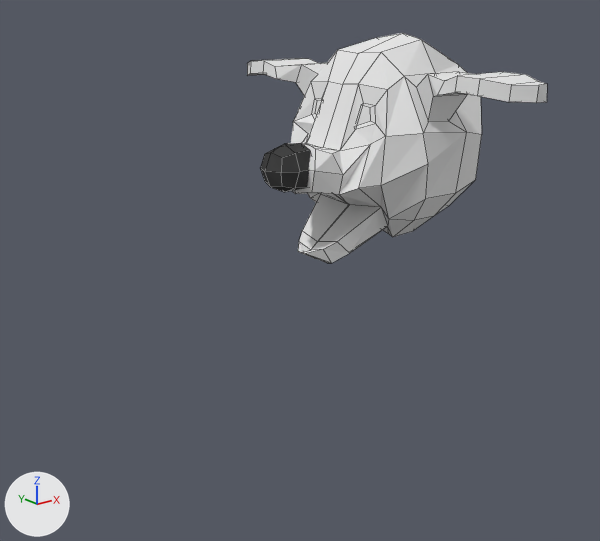
The Blender file Models/bela.blend: old version first, new version second.
One viewpoint serves both versions: a camera (50 mm lens) standing at (-9.41, -9.51, 2.08) and looking at (-1.93, -0.17, -1.65). Lighting does not change. The marker at lower left points along +X, +Y and +Z. Mesh edges are drawn as thin lines.

The first picture shows 'Cabeca', 'Cube.001'.
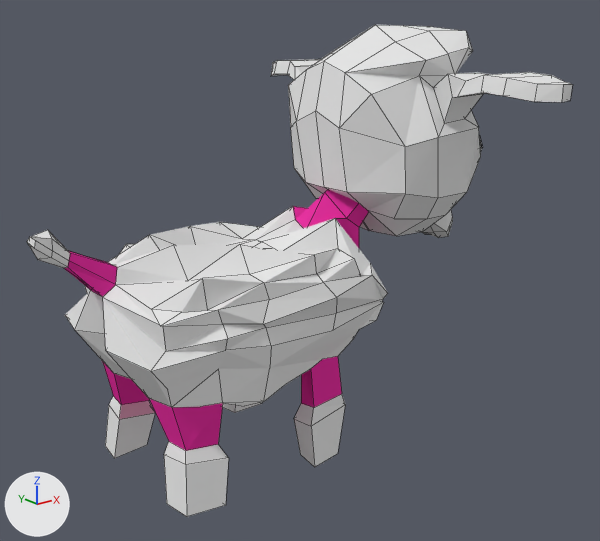
Pixel boxes (x1, y1, x2, y2) of what changed, in the pictures (600 x 541 px):
'CORPO', added: after (27, 190, 388, 517)
    faces in mat_material (white #e7e7e7): (27, 206, 388, 517)
    faces in mat_pele_rosa_mat (pink #e733a1): (64, 190, 369, 451)
    faces in mat_barriga_mt (pink #e7a6c2): (119, 401, 155, 419)
'Cabeca', reshaped, moved (7% shorter): before (247, 33, 547, 263); after (271, 24, 572, 238)
'Cube.001', moved, rescaled: before (261, 143, 311, 192); after (479, 135, 483, 151)

Diff of the bpy script that builds the scene:
```diff
--- a/Models/bela.blend.py
+++ b/Models/bela.blend.py
@@ mat_material_004 @@
+mat_material_004 = diffuse_material('Material.004')
+mat_material_004.base_color = (0.581, 0.175, 0.271)  # pink #c9748e
@@ mat_material_003 @@
+mat_material_003 = diffuse_material('Material.003')
+mat_material_003.base_color = (0.319, 0.00612, 0.0228)  # red #99122a
@@ mat_pele_rosa_mat @@
+mat_pele_rosa_mat = diffuse_material('pele_rosa_mat')
+mat_pele_rosa_mat.base_color = (0.8, 0.0325, 0.356)  # pink #e733a1
@@ mat_barriga_mt @@
+mat_barriga_mt = diffuse_material('Barriga_mt')
+mat_barriga_mt.base_color = (0.8, 0.383, 0.538)  # pink #e7a6c2
@@ me_cube @@
 # used by ob_cabeca; location = (0.01, -0.01, 0.02)
-me_cube.from_pydata(...)  # 106 vertices, 97 faces, 2 loose edges; spans x -1.96..1.23, y -3.11..0.01, z -1.66..1.73
+me_cube.from_pydata(...)  # 123 vertices, 110 faces, 4 loose edges; spans x -1.51..1.69, y -0.01..3.11, z -1.66..1.88
+# me_cube part 1: the whole mesh is rebuilt
 me_cube.materials.append(mat_material)
+me_cube.materials.append(mat_material_001)  # black #444444
+me_cube.materials.append(mat_pele_rosa_mat)  # pink #e733a1
+me_cube.materials.append(mat_material_003)  # red #99122a
+me_cube.materials.append(mat_material_004)  # pink #c9748e
@@ me_cube_002 @@
+me_cube_002.from_pydata(...)  # 137 vertices, 109 faces, 3 loose edges; spans x -3.97..1.51, y -0.3..1.49, z -1.4..1.13
+# faces by material slot: [84, 20, 5]
+me_cube_002.materials.append(mat_material)  # white #e7e7e7
+me_cube_002.materials.append(mat_pele_rosa_mat)  # pink #e733a1
+me_cube_002.materials.append(mat_barriga_mt)  # pink #e7a6c2
@@ ob_cube_001 @@
 ob_cube_001 = bpy.data.objects.new('Cube.001', me_cube_001)
-ob_cube_001.location = (-2.087, -0.00152, -0.839)
-ob_cube_001.scale = (0.205, 0.205, 0.205)
+ob_cube_001.location = (1.794, -0.00152, -0.906)
+ob_cube_001.scale = (-0.205, 0.205, 0.205)
@@ ob_cabeca @@
 ob_cabeca = bpy.data.objects.new('Cabeca', me_cube)
-ob_cabeca.location = (0.01, -0.01, 0.02)
+ob_cabeca.location = (0.0, 0.0, 0.0)
 _m = ob_cabeca.modifiers.new('Mirror', 'MIRROR')
@@ ob_corpo @@
+ob_corpo = bpy.data.objects.new('CORPO', me_cube_002)
+ob_corpo.parent = ob_cabeca
+ob_corpo.location = (-1.993, 0.0, -2.088)
+ob_corpo.scale = (1.0, 1.0, 1.55)
+_m = ob_corpo.modifiers.new('Mirror', 'MIRROR')
+_m.use_axis = (False, True, False)
```
